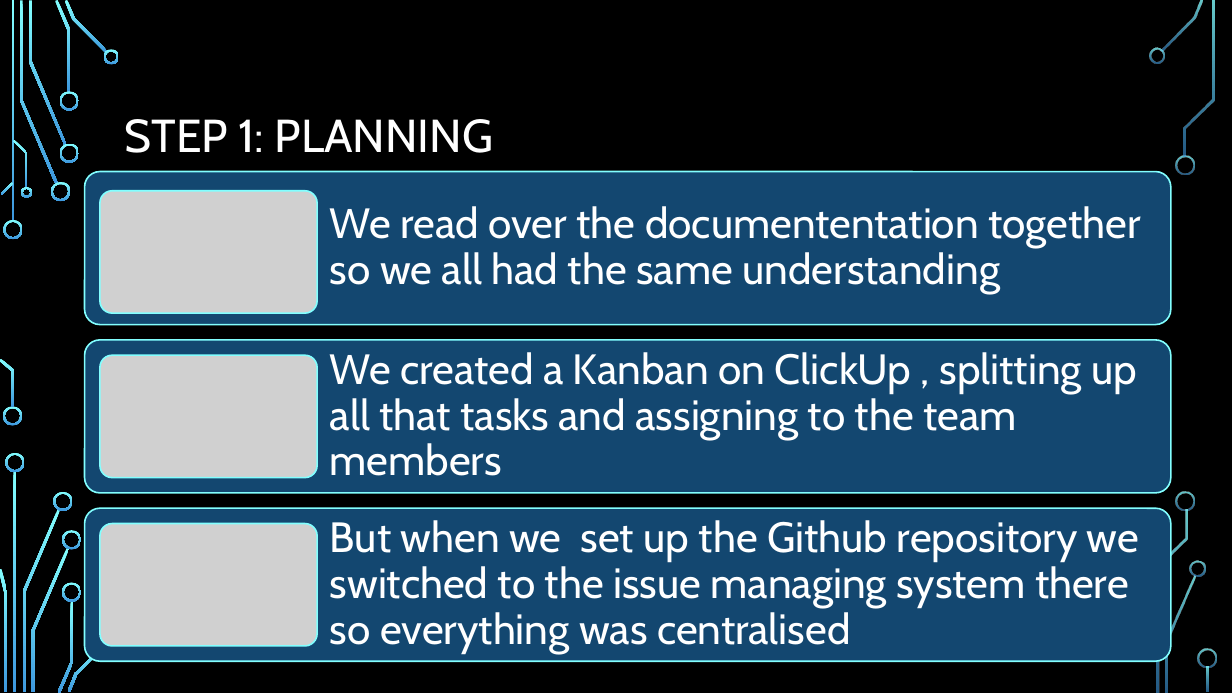
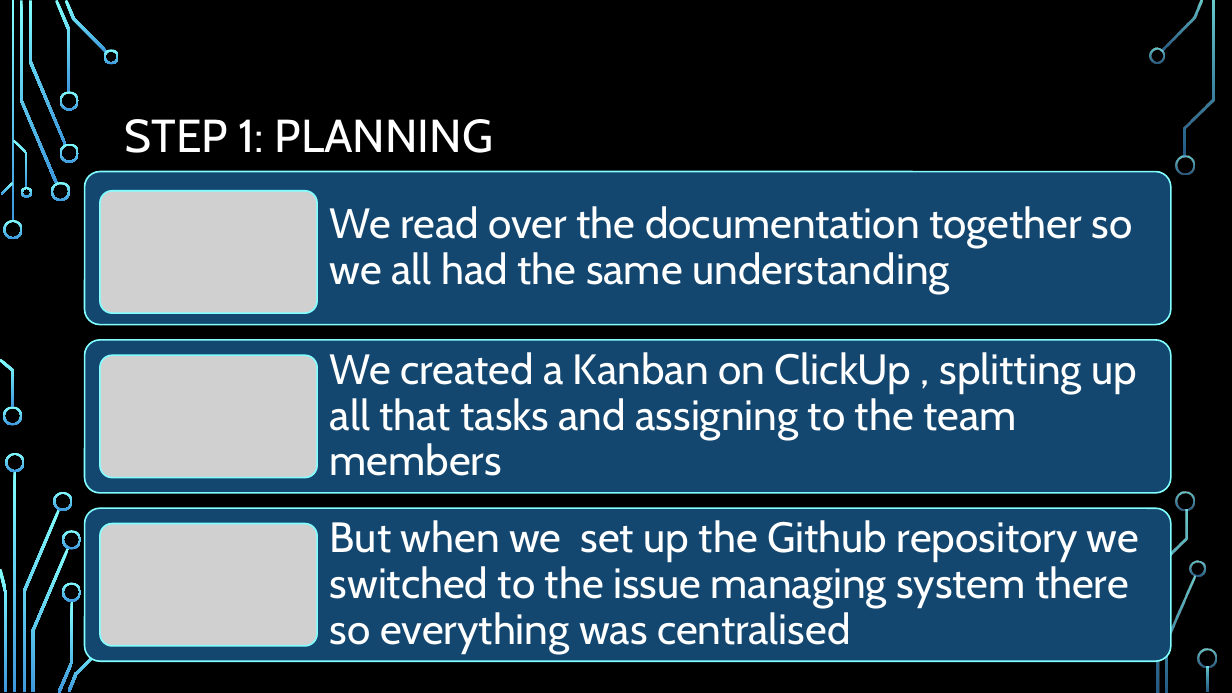
Before and after one commit to deepbluesea20003/project, a slide deck: slide 2 of Presentation.pptx. Drawn at 1232x693 pixels with LibreOffice and Linux fonts; fonts in the diff are those of the drawing; grey boxes stand for pictures; background and template pictures are left out. Boxes give left, top, right and bottom in pixels: in the first picture for what was removed or moved away, otherwise in the second. Text is boxed around its words. In the diff, an @@ line names an element or a change of style, - is before the commit and + after.

```diff
--- a/Presentation.pptx
+++ b/Presentation.pptx
@@ text at bbox=[330, 206, 1133, 294]: text changed @@
-We read over the documententation together so we all had the same understanding
+We read over the documentation together so we all had the same understanding
```
Also in this commit, not shown: 2 other slides changed, 2 slides added, 5 other files.
